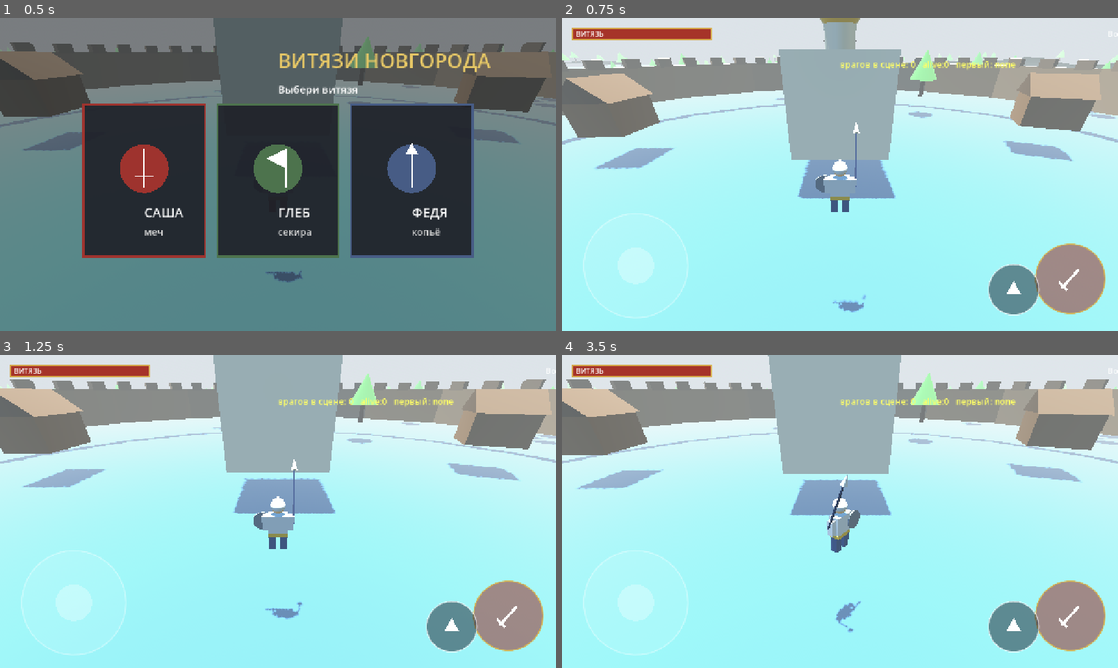
Above: before the commit, frames 1-4 (two rows, left to right).
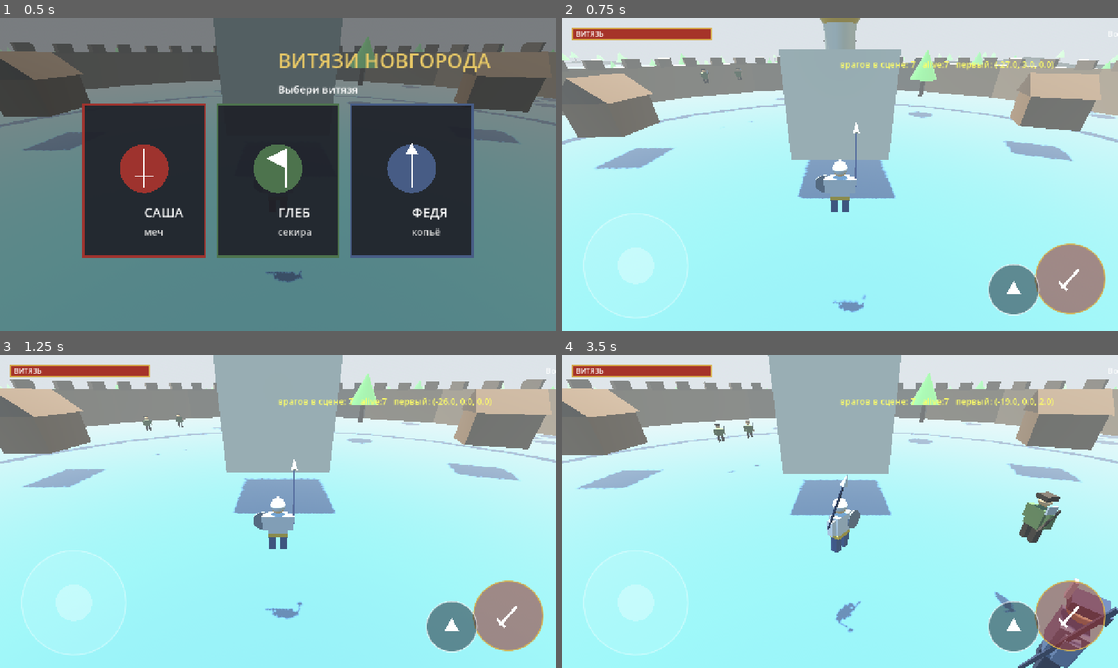
Above: after the commit, the same moments.

Repository: crucian1812-a11y/ar
Game: Godot game, scene res://Main.tscn
Same seed, same stepped clock (60 frames per second), same inputs: the game is played once before the commit and once after it.
Inputs (mouse positions are in pixels of both pictures, inside the frame that each line leads up to):
- Up to frame 1 (0.5 s): no input
- Up to frame 2 (0.75 s): move the mouse to (962, 158) at 0.52 s; click (962, 158) at 0.67 s
- Up to frame 3 (1.25 s): no input
- Up to frame 4 (3.5 s): drag from (728, 527) to (812, 574) at 1.27 s; move the mouse to (895, 442) at 2.02 s; click (895, 442) at 2.17 s; drag from (812, 574) to (673, 464) at 2.77 s

Frame 1 is identical in both runs. In frame 2, 0.2% of the frame differs, in the area x 24-89%, y 13-34%; in frame 3, 0.2%; in frame 4, 3.1%, in the area x 27-100%, y 13-100%.
Error before the commit: Parse Error: Cannot infer the type of "away" variable because the value doesn't have a set type. (res://Enemy.gd:126)

Commit message:
Vityazi 3D: fix parse error that stopped enemies from spawning
Enemy.gd failed to load due to an untyped `:=` inference on player.global_position,
so GameEnemy.new() silently failed and no enemies were ever created. Type the
knockback vector explicitly. Verified locally via headless self-test:
enemies_after_spawn=7, alive=7 on the floor near the player.

Co-Authored-By: Claude Opus 4.8 <noreply@anthropic.com>
Claude-Session: https://claude.ai/code/session_01Ybzc4D61QXnypTQH2Ro8uP

Diff:
--- a/vityazi3d/Enemy.gd
+++ b/vityazi3d/Enemy.gd
@@ -123,7 +123,7 @@
 	_set_tint(true)
 	var player = get_tree().get_first_node_in_group("player")
 	if player:
-		var away := (global_position - player.global_position).normalized()
+		var away: Vector3 = (global_position - player.global_position).normalized()
 		velocity += away * (2.0 if kind == Kind.BOSS else 4.0)
 	if hp <= 0.0:
 		Sfx.enemy_die()
Not shown, added: vityazi3d/icon.svg.import
